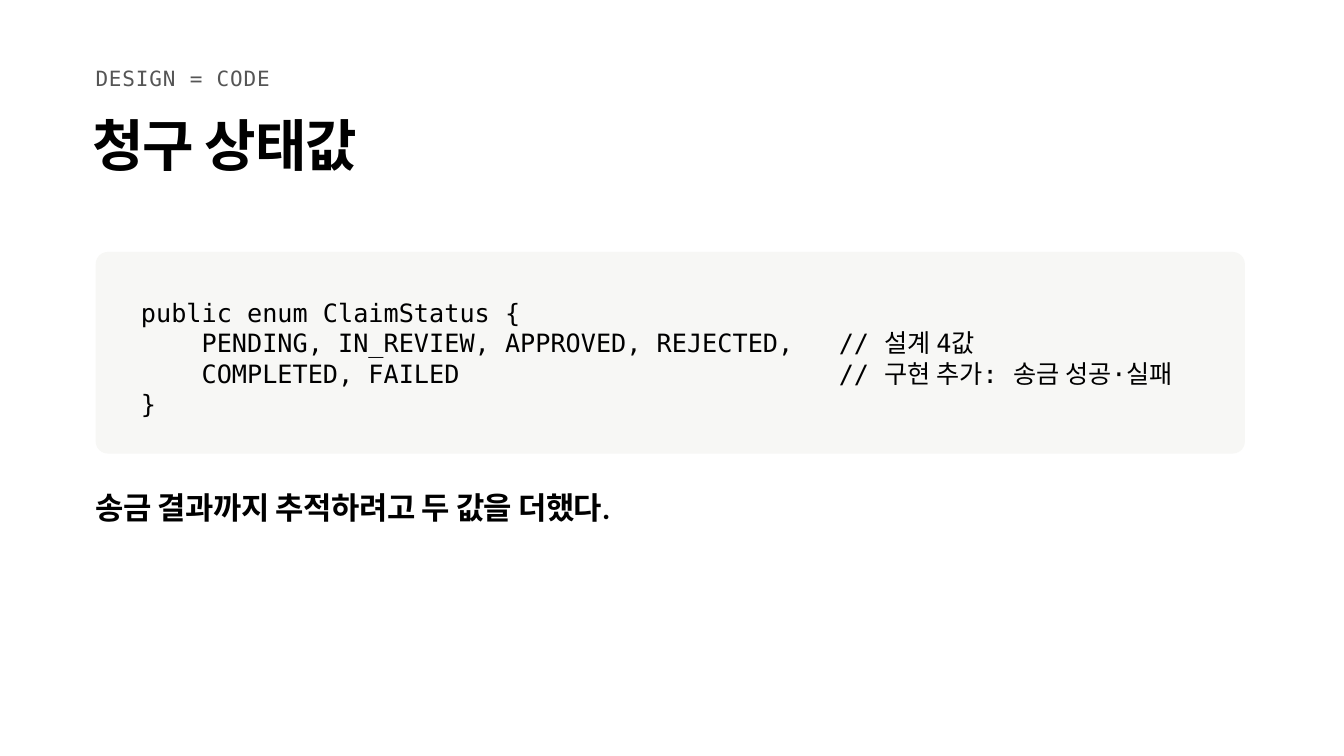
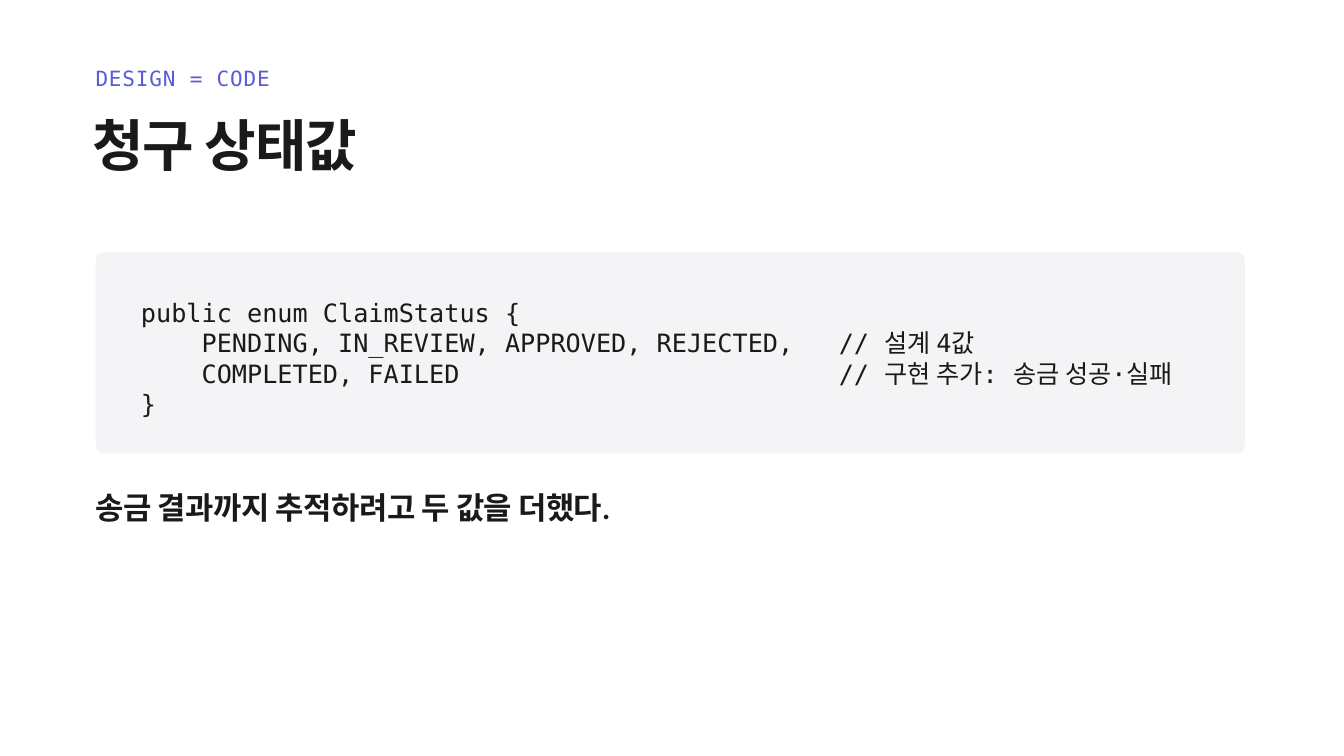
Before and after one commit to heyoonyoon/distributed-programming, a slide deck: slide 14 of docs/presentation/보험발표-figma.pptx. Drawn at 1344x756 pixels with LibreOffice and Linux fonts; fonts in the diff are those of the drawing. Boxes give left, top, right and bottom in pixels: in the first picture for what was removed or moved away, otherwise in the second. Text is boxed around its words. In the diff, an @@ line names an element or a change of style, - is before the commit and + after.

```diff
--- a/docs/presentation/보험발표-figma.pptx
+++ b/docs/presentation/보험발표-figma.pptx
@@ text "DESIGN = CODE" at box(96, 70, 270, 87): text colour #555555 to #5B5BD6 @@
@@ rounded rectangle at box(96, 252, 1245, 454): fill #F7F7F5 to #F4F4F6; proportions changed @@
@@ text colour #000000 to #1A1A1A in 3 elements at box(93, 119, 357, 171), box(141, 302, 1173, 385), box(96, 493, 610, 522) @@
```
Also in this commit, not shown: 19 other slides changed, 2 other files.
